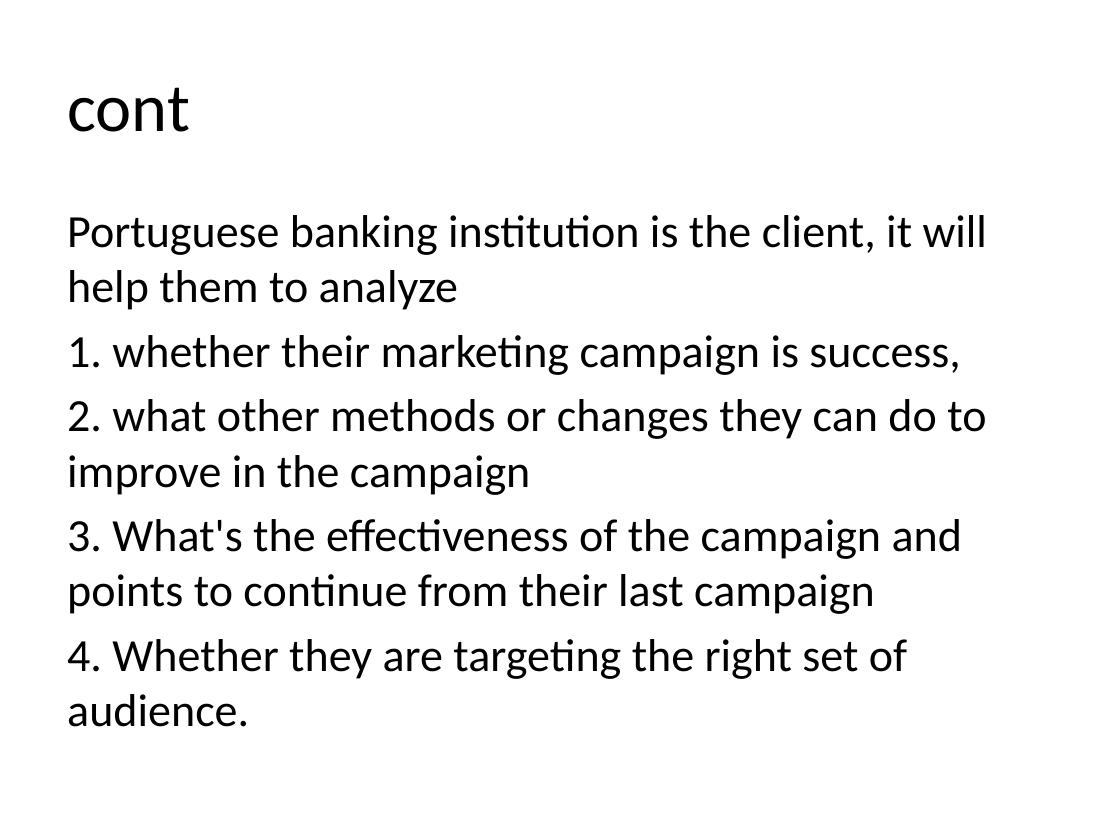
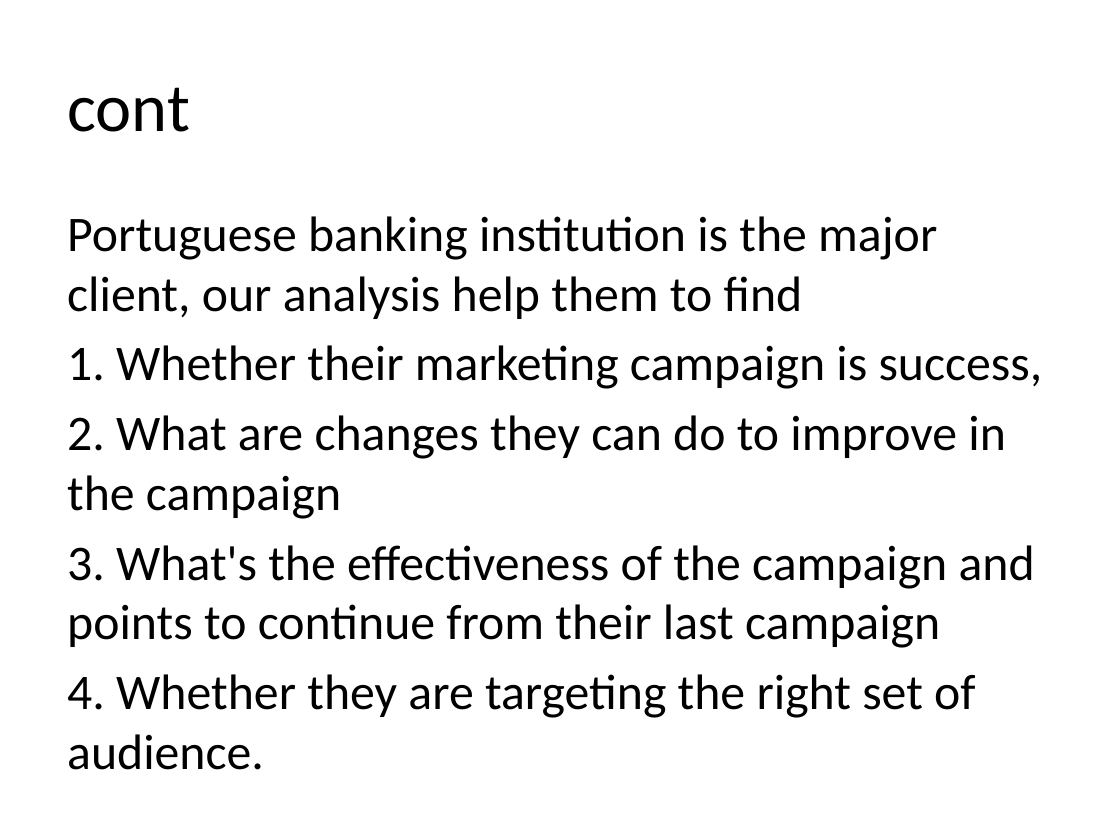
Before and after one commit to SoundaryaViji/capstone_project, a slide deck: slide 4 of FinalPresentation.pptx. Drawn at 1120x840 pixels with LibreOffice and Linux fonts; fonts in the diff are those of the drawing. Boxes give left, top, right and bottom in pixels: in the first picture for what was removed or moved away, otherwise in the second. Text is boxed around its words. In the diff, an @@ line names an element or a change of style, - is before the commit and + after.

```diff
--- a/FinalPresentation.pptx
+++ b/FinalPresentation.pptx
@@ text at [67, 216, 1043, 519]: text changed; size 29.6 to 32 pt @@
-Portuguese banking institution is the client, it will help them to analyze
-1. whether their marketing campaign is success,
-2. what other methods or changes they can do to improve in the campaign
+Portuguese banking institution is the major client, our analysis help them to find
+1. Whether their marketing campaign is success,
+2. What are changes they can do to improve in the campaign
@@ text at [67, 545, 1035, 770]: size 29.6 to 32 pt in "3. What's the effectiveness of the campaign ...", "4. Whether they are targeting the right ..." @@
```
Also in this commit, not shown: 8 other slides changed, 1 slide added, 2 other files.
